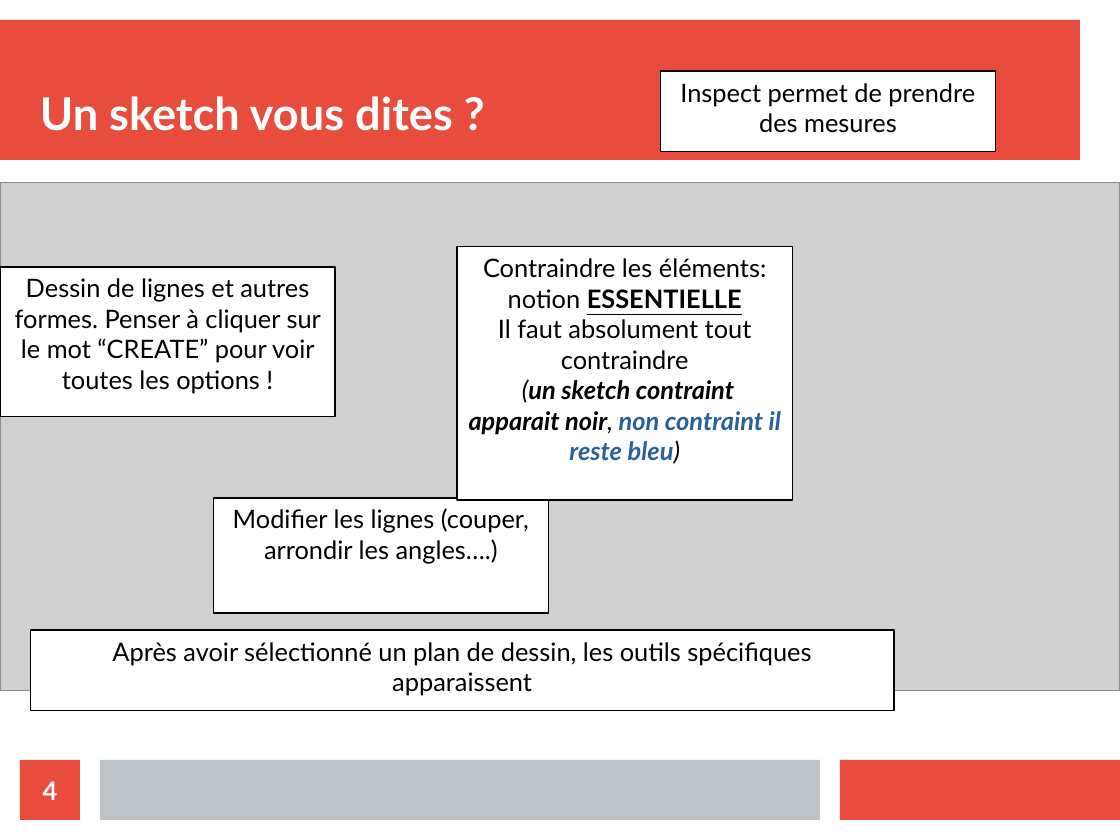
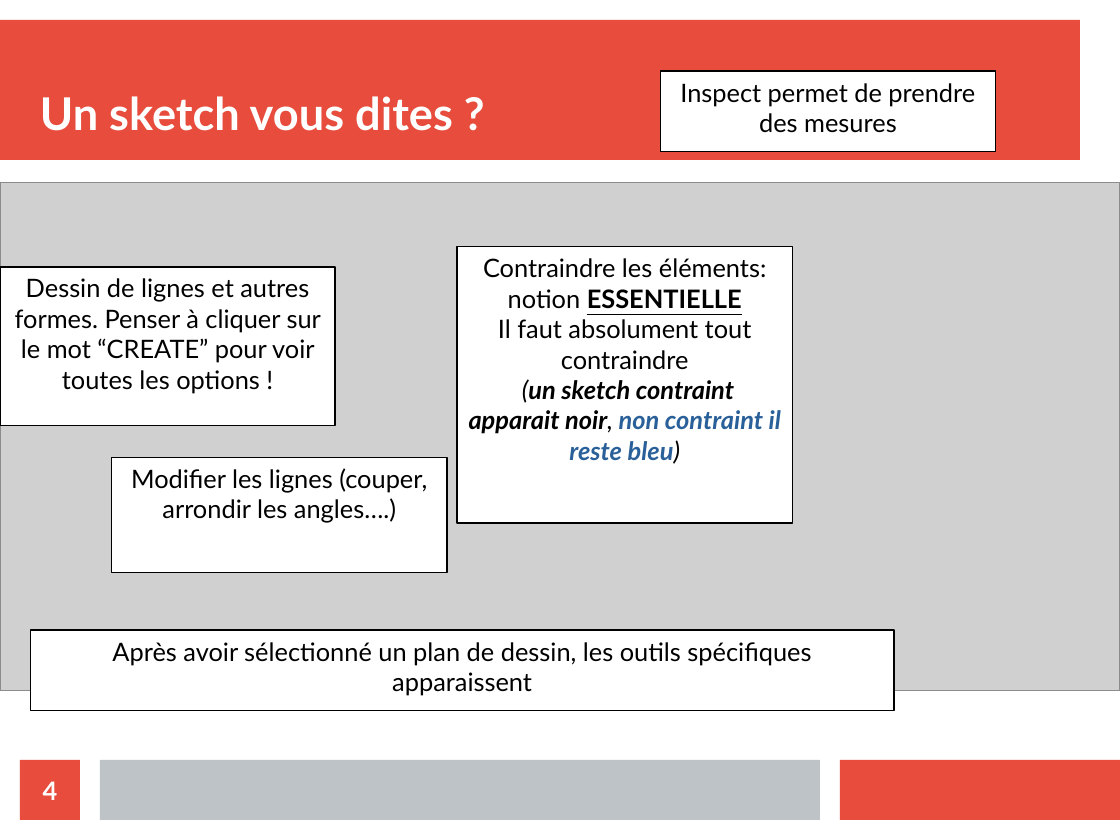
Before and after one commit to robotronik/projet-tron, a slide deck: slide 4 of méca/tutoFusion.odp. Drawn at 1120x840 pixels with LibreOffice and Linux fonts; fonts in the diff are those of the drawing; grey boxes stand for pictures. Boxes give left, top, right and bottom in pixels: in the first picture for what was removed or moved away, otherwise in the second. Text is boxed around its words. In the diff, an @@ line names an element or a change of style, - is before the commit and + after.

```diff
--- a/méca/tutoFusion.odp
+++ b/méca/tutoFusion.odp
@@ rectangle "Dessin de lignes et autres ...": place and size @@
-rectangle "Dessin de lignes et autres ..." at (0,267,335,417)
+rectangle "Dessin de lignes et autres ..." at (0,267,335,426)
@@ rectangle "Contraindre les éléments: notion ESSENTIELLE": place and size @@
-rectangle "Contraindre les éléments: notion ESSENTIELLE" at (457,247,793,500)
+rectangle "Contraindre les éléments: notion ESSENTIELLE" at (457,247,793,523)
@@ rectangle "Modifier les lignes (couper, arrondir ...": place and size @@
-rectangle "Modifier les lignes (couper, arrondir ..." at (213,498,549,613)
+rectangle "Modifier les lignes (couper, arrondir ..." at (112,457,447,572)
```
Also in this commit, not shown: 3 other slides changed, 2 other files.
